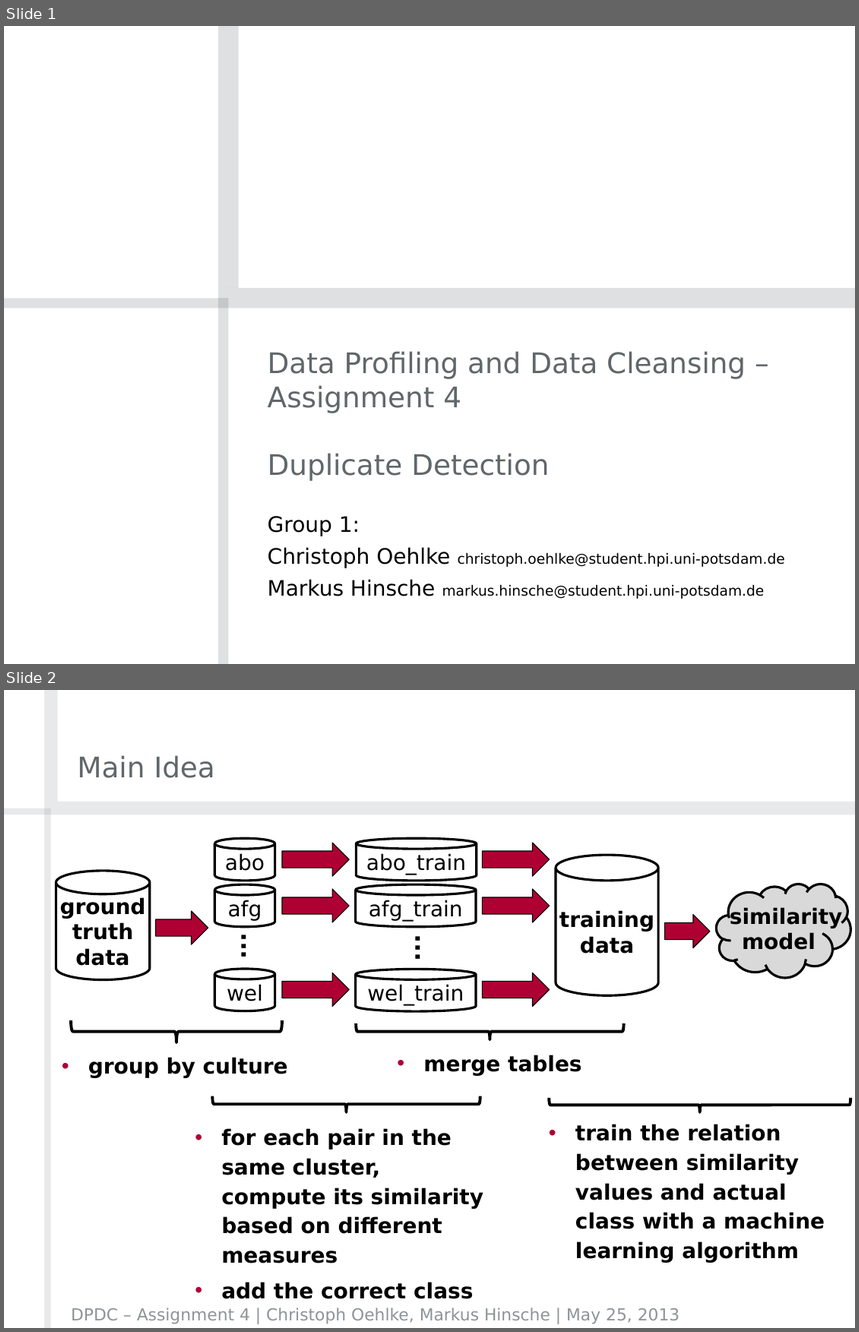
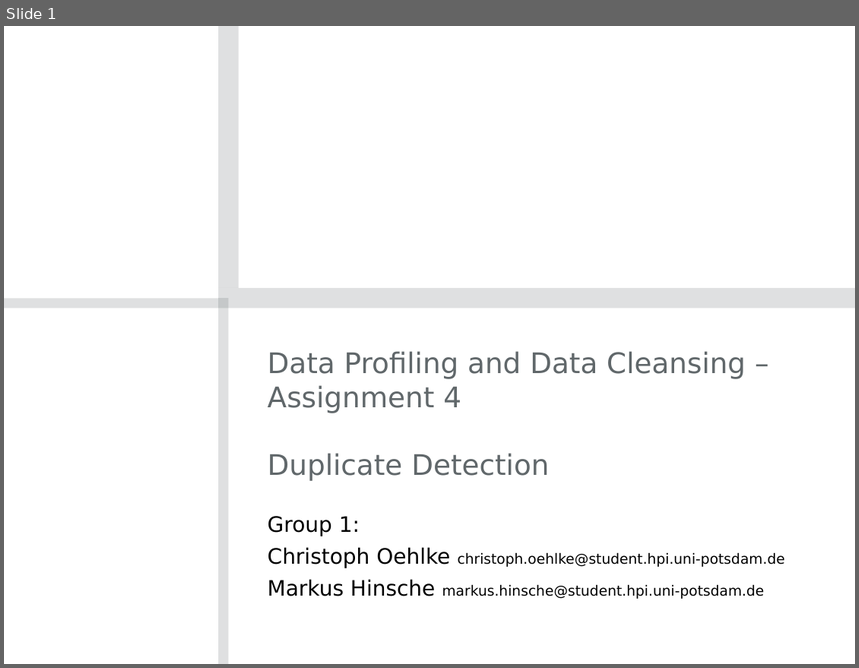
Before and after one commit to crizzy/dpdc-exercises, a slide deck: exercise4/DPDCAssignment4Group01.pptx. Shown one above the other, each under a label of ours: slides 1 and 2 before the commit, slide 1 after it. The pictures are 859x1332 and 859x668 pixels, drawn with LibreOffice and Linux fonts; fonts in the diff are those of the drawing; background and template pictures are left out. Boxes give left, top, right and bottom in pixels: in the first picture for what was removed or moved away, otherwise in the second. Text is boxed around its words. In the diff, an @@ line names an element or a change of style, - is before the commit and + after.

```diff
--- a/exercise4/DPDCAssignment4Group01.pptx
+++ b/exercise4/DPDCAssignment4Group01.pptx
@@ slide 2 removed at (4,690,855,1328), background #FFFFFF @@
@@ title removed at (77,755,215,778) @@
-Main Idea
@@ group removed at (4,690,855,1328): 4 rectangles @@
@@ cylinder removed at (215,838,275,881) @@
-abo
@@ right arrow removed at (282,844,350,876) @@
@@ cylinder removed at (357,838,477,881) @@
-abo_train
@@ right arrow removed at (482,844,550,876) @@
@@ cylinder removed at (56,870,150,980) @@
-ground
-truth
-data
@@ cylinder removed at (556,855,658,996) @@
-training
-data
@@ cylinder removed at (215,885,275,927) @@
-afg
@@ right arrow removed at (282,889,350,923) @@
@@ cylinder removed at (356,885,475,927) @@
-afg_train
@@ right arrow removed at (482,889,550,923) @@
@@ cloud removed at (716,884,851,978) @@
-similarity
-model
@@ right arrow removed at (155,911,208,945) @@
@@ right arrow removed at (664,915,709,948) @@
@@ text removed at (218,923,256,969) @@
-...
@@ text removed at (392,926,429,970) @@
-...
@@ cylinder removed at (215,969,275,1011) @@
-wel
@@ right arrow removed at (282,973,350,1007) @@
@@ cylinder removed at (356,969,475,1011) @@
-wel_train
@@ right arrow removed at (482,973,550,1007) @@
@@ left brace removed at (71,1021,282,1043) @@
@@ left brace removed at (356,1024,623,1040) @@
@@ text removed at (88,1057,288,1078) @@
-• group by culture
@@ text removed at (424,1055,582,1076) @@
-• merge tables
@@ left brace removed at (212,1096,481,1113) @@
@@ left brace removed at (549,1098,851,1113) @@
@@ text removed at (221,1129,484,1300) @@
-• for each pair in the same cluster, compute its similarity based on different measures
-• add the correct class
@@ text removed at (576,1124,825,1263) @@
-• train the relation between similarity values and actual class with a machine learning algorithm
@@ text removed at (71,1308,680,1325) @@
-DPDC – Assignment 4 | Christoph Oehlke, Markus Hinsche | May 25, 2013
```
Also in this commit, not shown: 2 slides changed, 6 slides added, 2 other slides removed.
